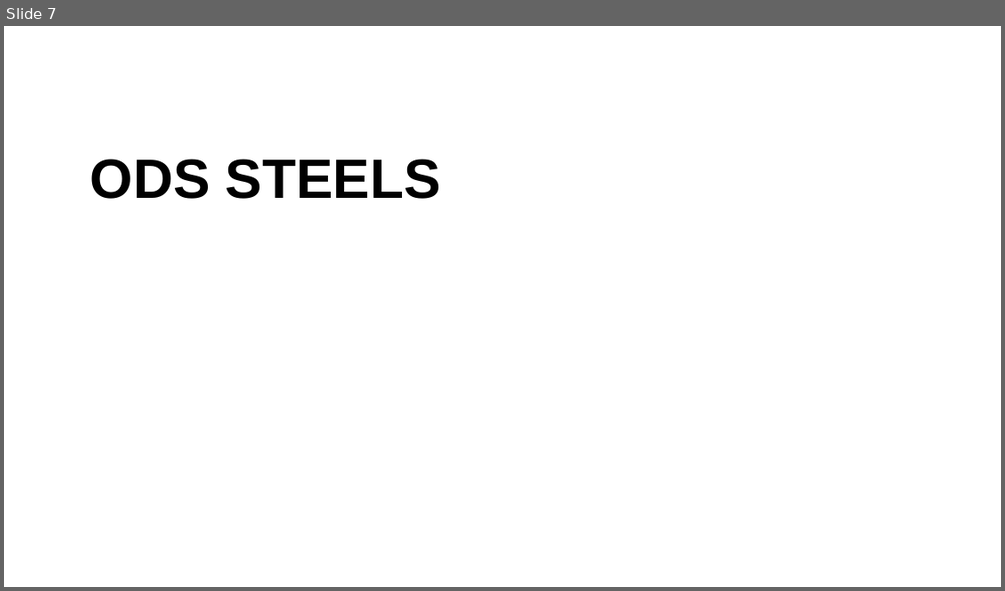
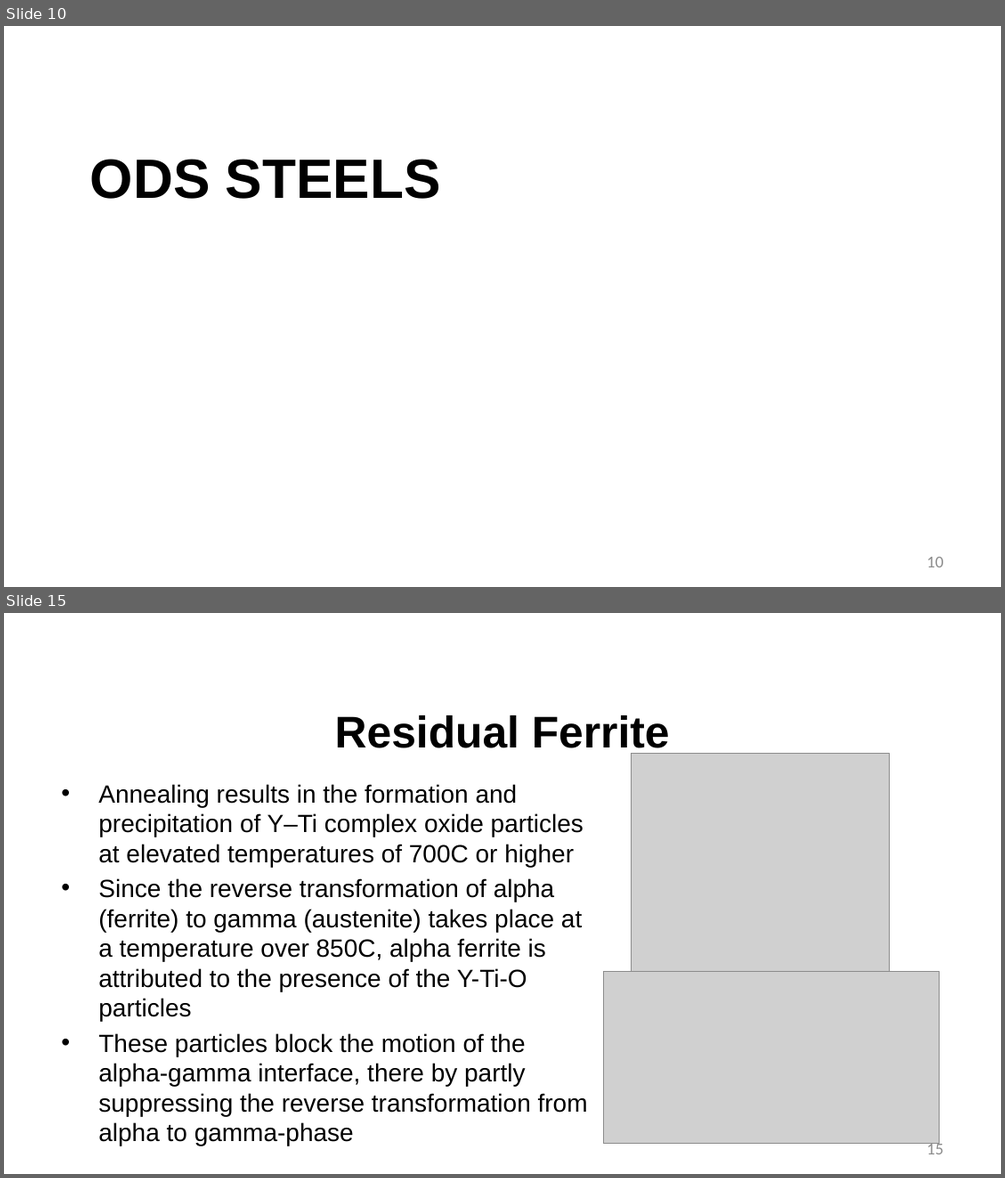
Before and after one commit to benbeeler/TEACHING, a slide deck: Advanced Reactor Materials/Lec21_AdvancedCladding.pptx. Shown one above the other, each under a label of ours: slide 7 before the commit, slides 10 and 15 after it; the slides between them are not shown. The pictures are 1005x591 and 1005x1178 pixels, drawn with LibreOffice and Linux fonts; fonts in the diff are those of the drawing; grey boxes stand for pictures; background and template pictures are left out. Boxes give left, top, right and bottom in pixels: in the first picture for what was removed or moved away, otherwise in the second. Text is boxed around its words. In the diff, an @@ line names an element or a change of style, - is before the commit and + after.

```diff
--- a/Advanced Reactor Materials/Lec21_AdvancedCladding.pptx
+++ b/Advanced Reactor Materials/Lec21_AdvancedCladding.pptx
@@ slide 15 added at <box>4,613,1001,1174</box>, background #FFFFFF @@
@@ title added at <box>335,715,670,757</box>, 42.7 pt, text #000000, bold @@
+Residual Ferrite
@@ picture added at <box>631,753,890,971</box> @@
@@ text added at <box>98,784,588,1116</box>, 24 pt, text #000000 @@
+• Annealing results in the formation and precipitation of Y–Ti complex oxide particles at elevated temperatures of 700C or higher
+• Since the reverse transformation of alpha (ferrite) to gamma (austenite) takes place at a temperature over 850C, alpha ferrite is attributed to the presence of the Y-Ti-O particles
+• These particles block the motion of the alpha-gamma interface, there by partly suppressing the reverse transformation from alpha to gamma-phase
@@ picture added at <box>604,971,939,1144</box> @@
@@ page number added at <box>927,1140,944,1154</box>, 16 pt, text #8C8C8C @@
+15
@@ what was slide 7 is now slide 10 @@
@@ slide 10 changed as well @@
@@ page number added at <box>927,556,944,567</box>, 16 pt, text #8C8C8C @@
+10
```
Also in this commit, not shown: 6 other slides changed, 10 other slides added, 1 slide removed.
